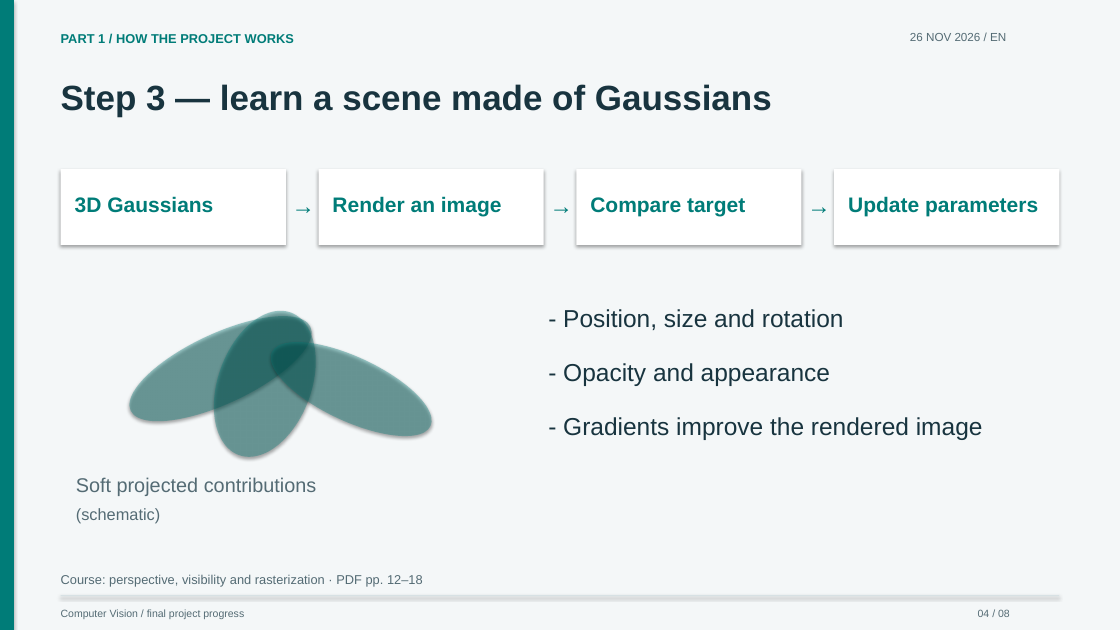
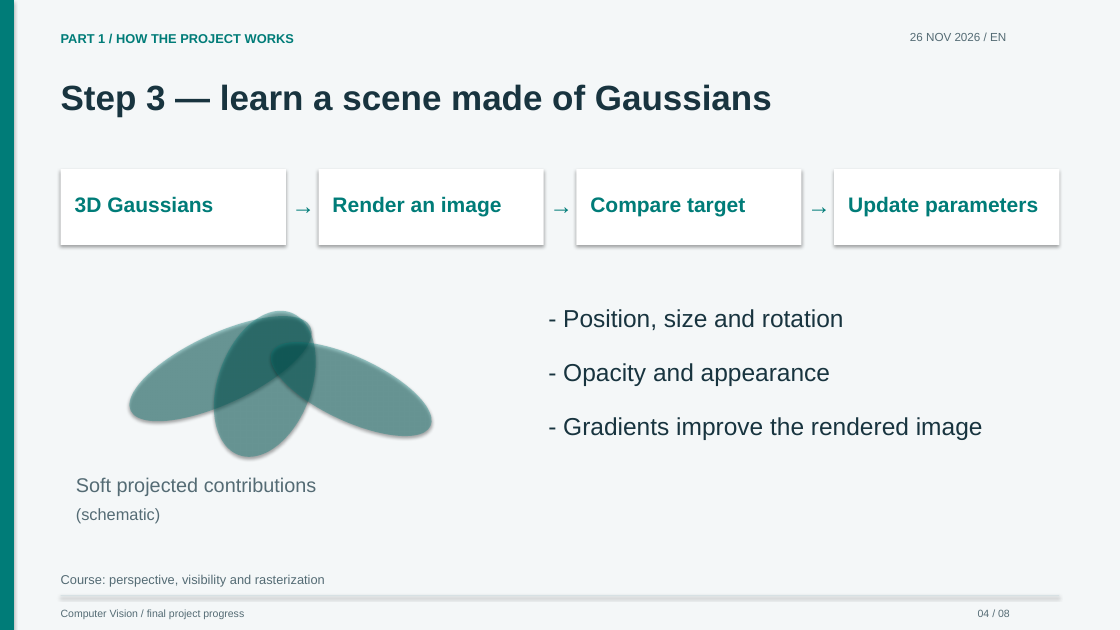
Before and after one commit to craptou/Projet_4D_Gaussian_Splatting, a slide deck: slide 4 of presentations/progress-2026-11-26.en.pptx. Drawn at 1120x630 pixels with LibreOffice and Linux fonts; fonts in the diff are those of the drawing. Boxes give left, top, right and bottom in pixels: in the first picture for what was removed or moved away, otherwise in the second. Text is boxed around its words. In the diff, an @@ line names an element or a change of style, - is before the commit and + after.

Commit message:
Remove course page references from presentation

```diff
--- a/presentations/progress-2026-11-26.en.pptx
+++ b/presentations/progress-2026-11-26.en.pptx
@@ text at (61,574,325,587): text changed @@
-Course: perspective, visibility and rasterization · PDF pp. 12–18
+Course: perspective, visibility and rasterization
```
Also in this commit, not shown: 3 other slides changed, 5 other files.
